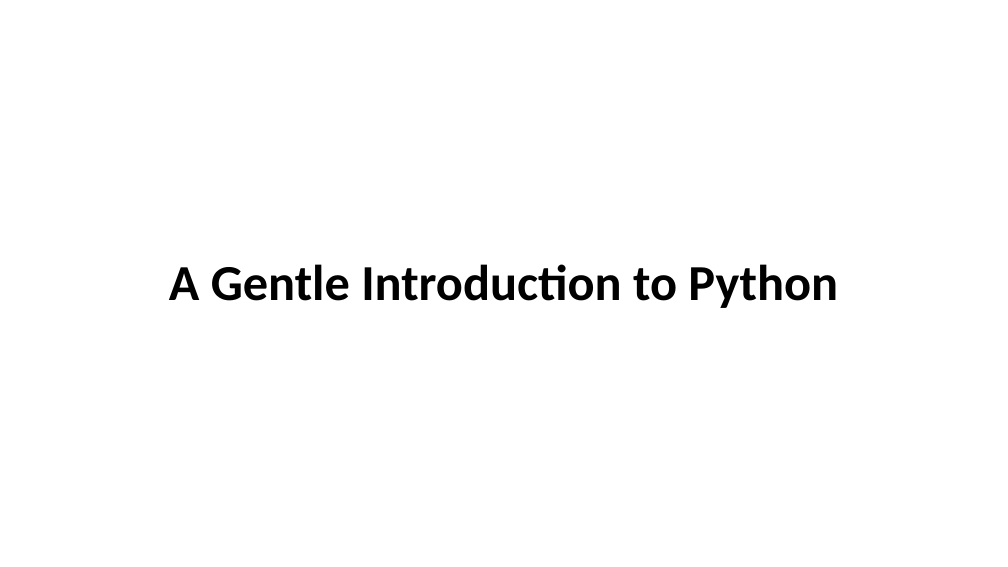
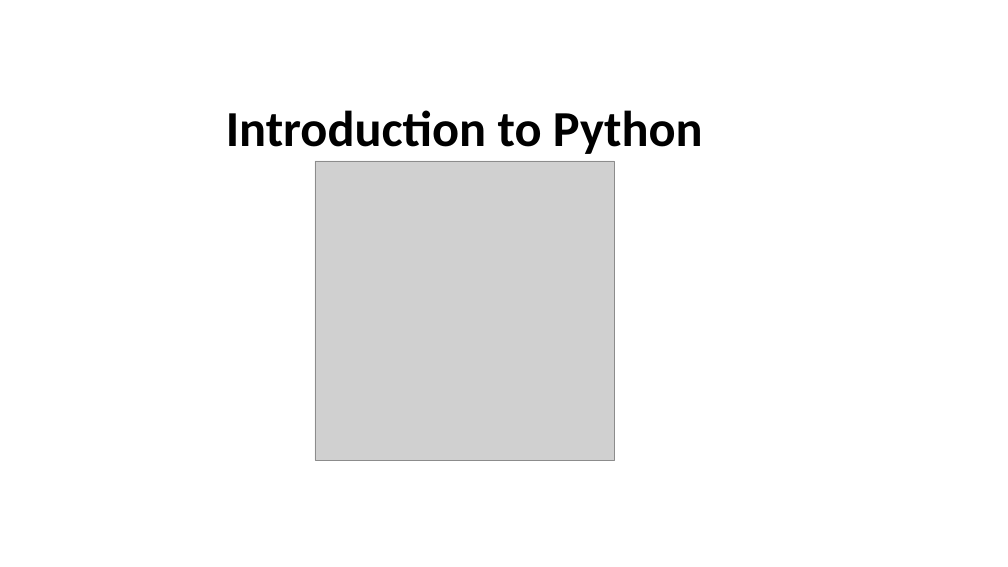
Before and after one commit to rohit-mehra/python_intro, a slide deck: slide 1 of Python.pptx. Drawn at 1008x567 pixels with LibreOffice and Linux fonts; fonts in the diff are those of the drawing; grey boxes stand for pictures. Boxes give left, top, right and bottom in pixels: in the first picture for what was removed or moved away, otherwise in the second. Text is boxed around its words. In the diff, an @@ line names an element or a change of style, - is before the commit and + after.

```diff
--- a/Python.pptx
+++ b/Python.pptx
@@ title at (226, 110, 703, 154): text changed @@
-A Gentle Introduction to Python
+Introduction to Python
@@ picture added at (315, 161, 615, 461) @@
```
Also in this commit, not shown: 3 other slides changed, 1 slide added, 5 slides removed, 10 other files.
